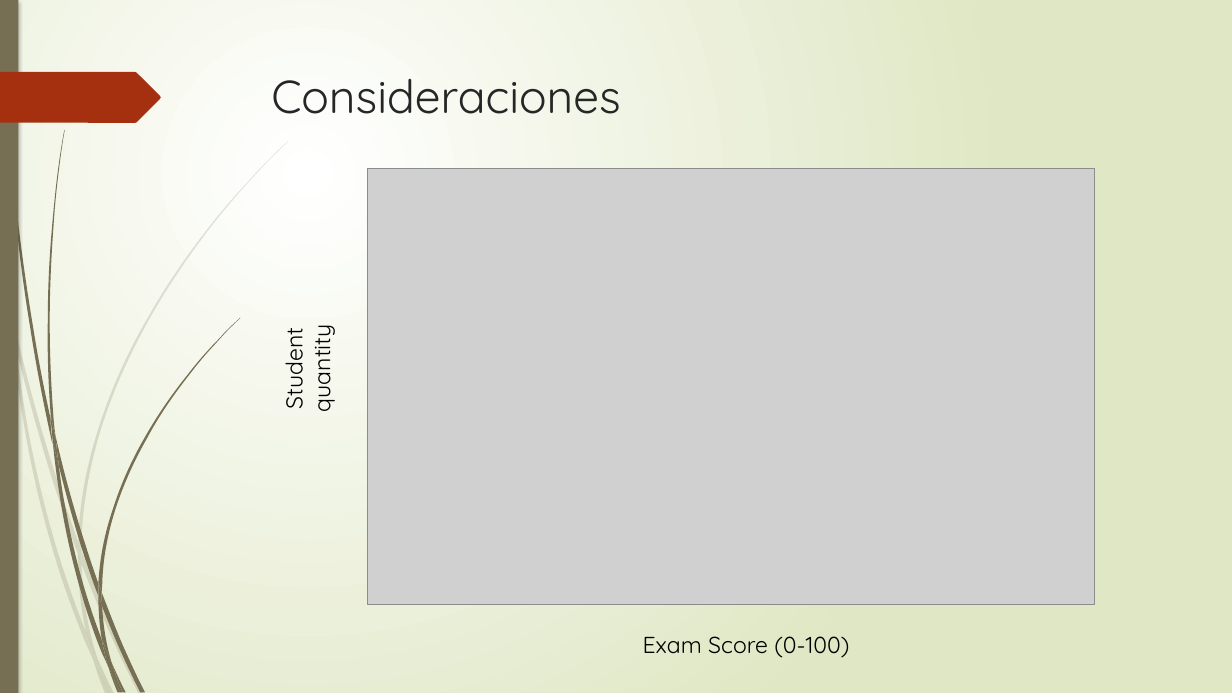
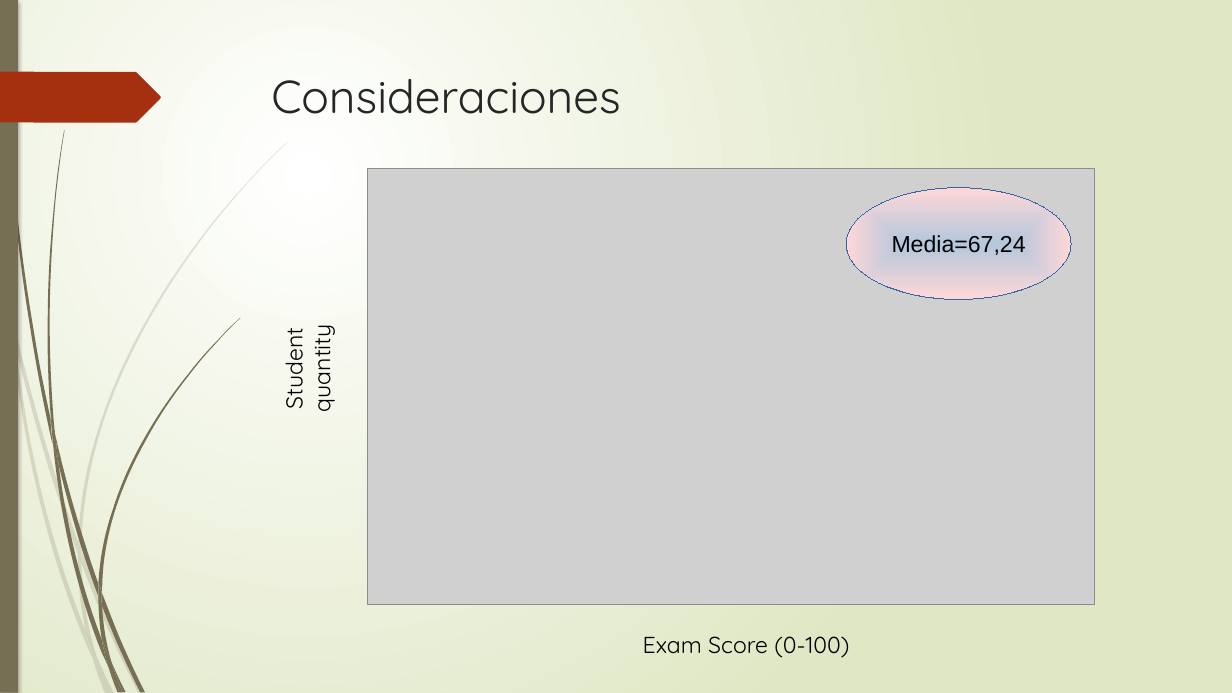
Before and after one commit to hey-hector/ONLINE_DS_THEBRIDGE_hector, a slide deck: slide 4 of Módulo 2/EDA/Presentación_EDA_Hector.pptx. Drawn at 1232x693 pixels with LibreOffice and Linux fonts; fonts in the diff are those of the drawing; grey boxes stand for pictures. Boxes give left, top, right and bottom in pixels: in the first picture for what was removed or moved away, otherwise in the second. Text is boxed around its words. In the diff, an @@ line names an element or a change of style, - is before the commit and + after.

Commit message:
go

```diff
--- a/Módulo 2/EDA/Presentación_EDA_Hector.pptx
+++ b/Módulo 2/EDA/Presentación_EDA_Hector.pptx
@@ ellipse added at [847, 188, 1071, 299], fill gradient #B4C7DC to #FFD7D7, outline #3465A4 0 pt, 18 pt, text #000000 @@
+Media=67,24
```
Also in this commit, not shown: 16 other slides changed.
